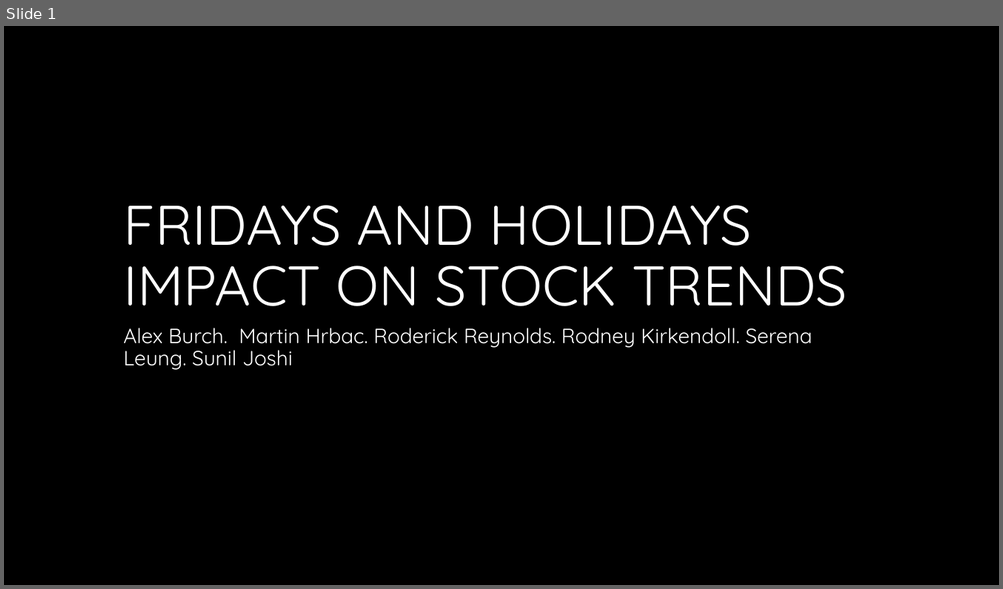
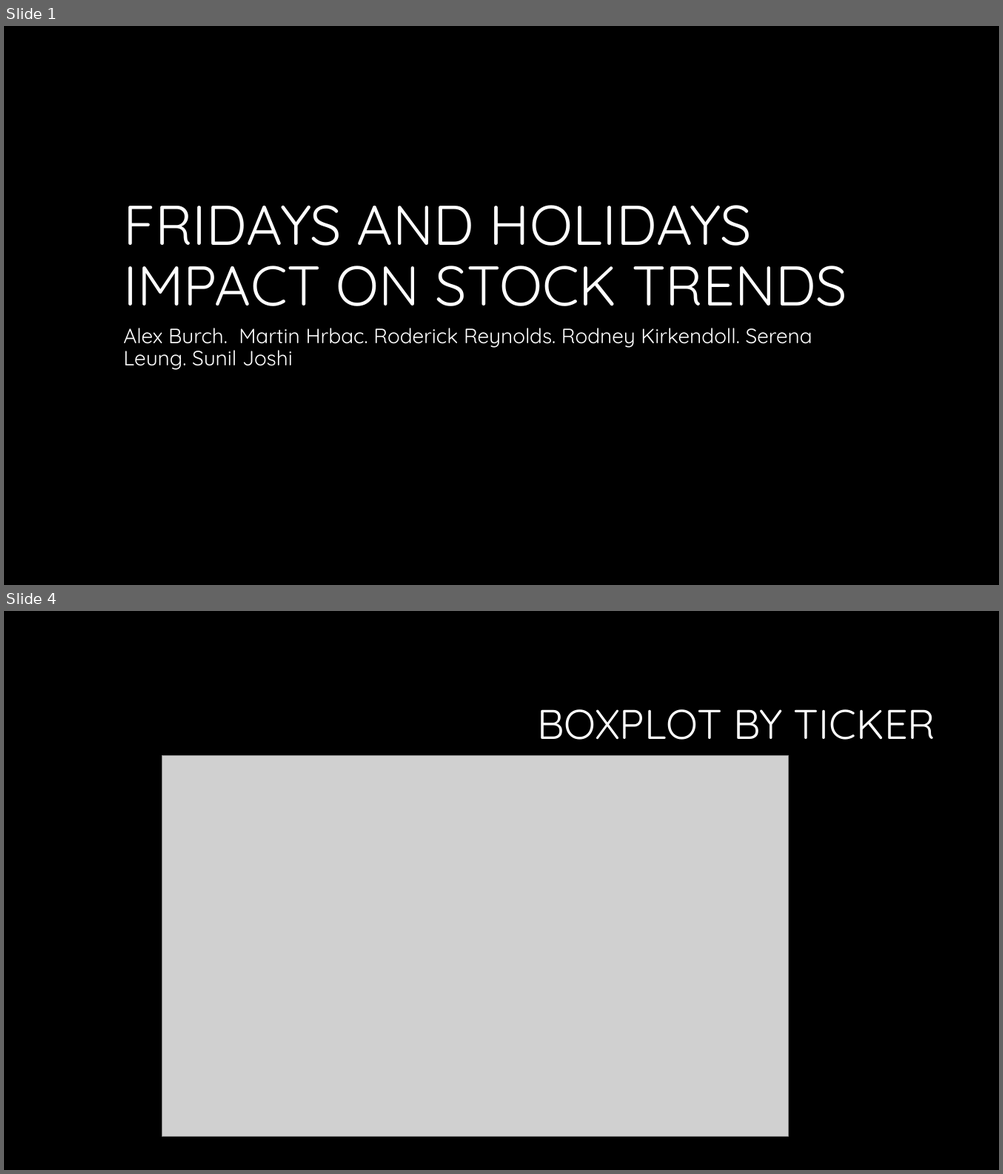
Before and after one commit to serenaL/GTATL5Project1, a slide deck: StocksAnalysisPresentationV1.pptx. Shown one above the other, each under a label of ours: slide 1 before the commit, slides 1 and 4 after it; the slides between them are not shown. The pictures are 1003x589 and 1003x1174 pixels, drawn with LibreOffice and Linux fonts; fonts in the diff are those of the drawing; grey boxes stand for pictures; background and template pictures are left out. Boxes give left, top, right and bottom in pixels: in the first picture for what was removed or moved away, otherwise in the second. Text is boxed around its words. In the diff, an @@ line names an element or a change of style, - is before the commit and + after.

```diff
--- a/StocksAnalysisPresentationV1.pptx
+++ b/StocksAnalysisPresentationV1.pptx
@@ slide 4 added at box(4, 611, 999, 1170), background #000000 @@
@@ title added at box(538, 709, 935, 740), 40 pt, text #FFFFFF @@
+BOXPLOT BY TICKER
@@ picture added at box(162, 756, 788, 1136) @@
```
Also in this commit, not shown: 1 slide changed, 3 other slides added.
